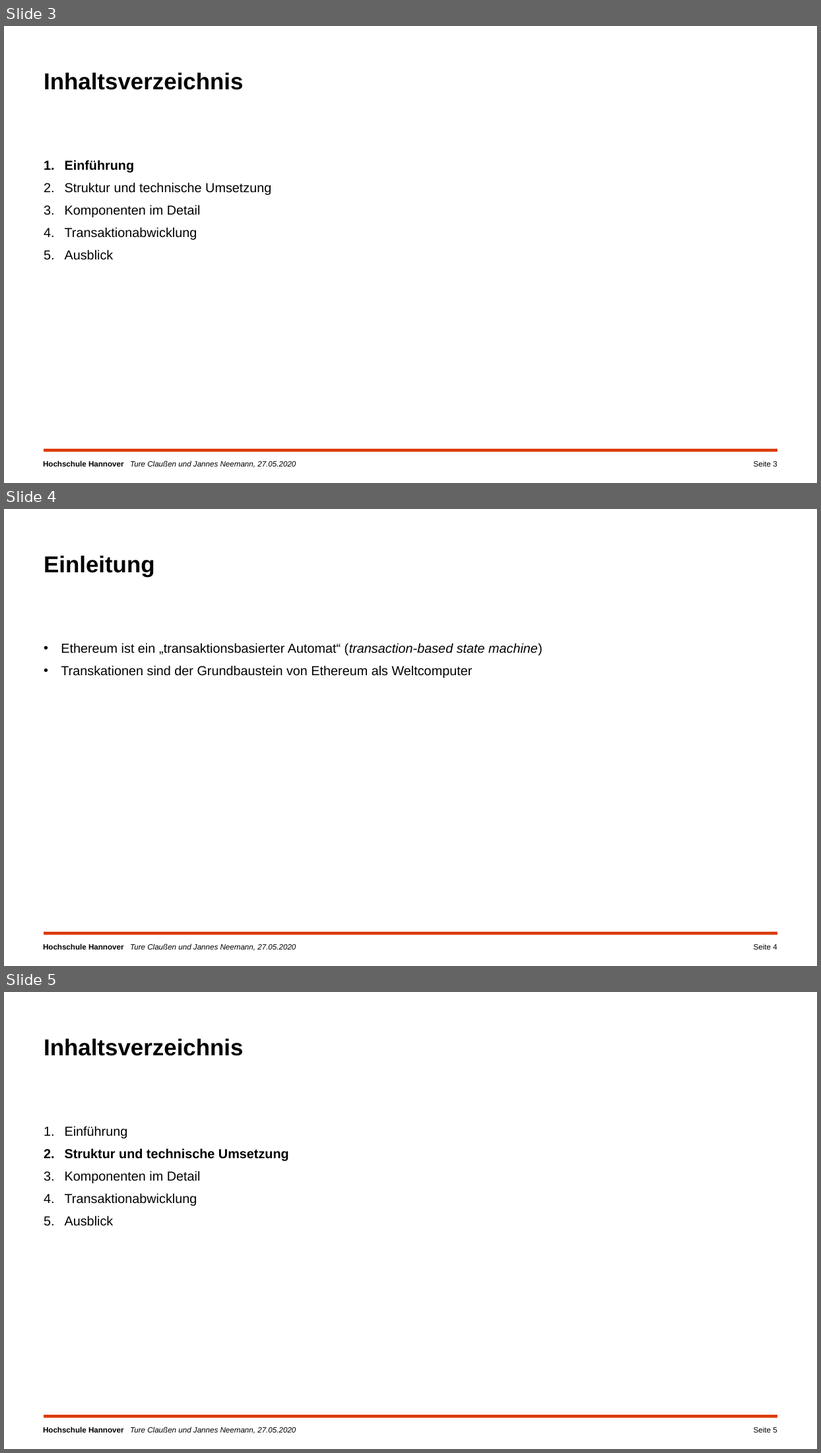
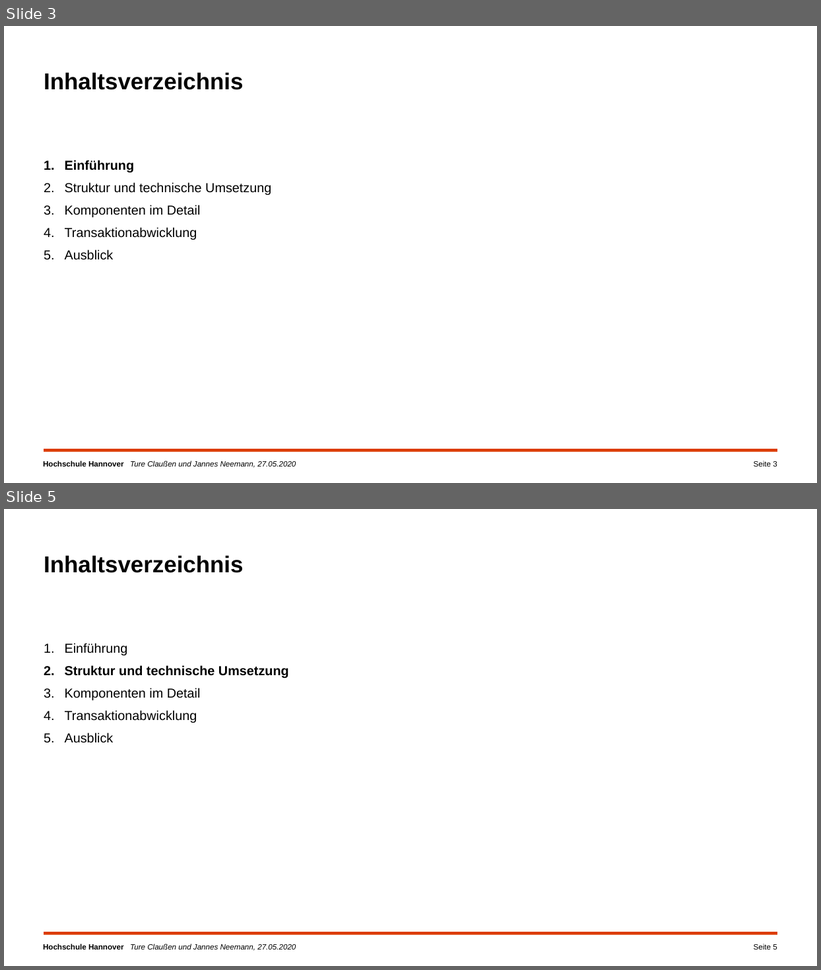
Before and after one commit to campfireman/SEM-ethereum-transactions, a slide deck: Ethereum_Präsentation_Jannes/Ethereum-Transaktionen.pptx. Shown one above the other, each under a label of ours: slides 3, 4 and 5 before the commit, slides 3 and 5 after it; the slides between them are not shown. The pictures are 821x1453 and 821x970 pixels, drawn with LibreOffice and Linux fonts; fonts in the diff are those of the drawing; background and template pictures are left out. Boxes give left, top, right and bottom in pixels: in the first picture for what was removed or moved away, otherwise in the second. Text is boxed around its words. In the diff, an @@ line names an element or a change of style, - is before the commit and + after.

```diff
--- a/Ethereum_Präsentation_Jannes/Ethereum-Transaktionen.pptx
+++ b/Ethereum_Präsentation_Jannes/Ethereum-Transaktionen.pptx
@@ slide 4 removed at (x1=4, y1=509, x2=817, y2=966), background #FFFFFF; not listed: 2 template elements that a slide beside it also shows @@
@@ title removed at (x1=44, y1=555, x2=154, y2=577) @@
-Einleitung
@@ text removed at (x1=61, y1=643, x2=543, y2=678) @@
-• Ethereum ist ein „transaktionsbasierter Automat“ (transaction-based state machine)
-• Transkationen sind der Grundbaustein von Ethereum als Weltcomputer
@@ page number removed at (x1=754, y1=944, x2=777, y2=950) @@
-Seite 4
```
Also in this commit, not shown: 7 slides changed, 2 slides added, 2 other slides removed, 1 other file.
